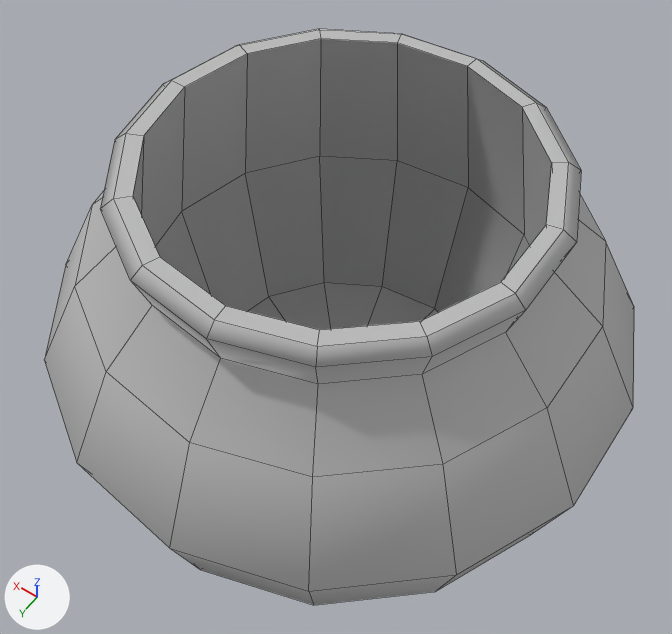
An edit to the OBJ model Assets/Prefabs/Living Room Themed Prefabs/Originals/Low_Poly_LOZ_Pot.obj, drawn before and after from the same camera.
One viewpoint serves both versions: a 50 mm lens placed at (-2.63, 3.74, 7.75), pointed at (0.0, 0.07, 1.98). Lighting does not change. The marker at lower left points along +X, +Y and +Z. Mesh edges are drawn as thin lines. Where no turn or scale is listed for an object, it has been applied to the vertices.

Objects in the first picture: 'Low_Poly_LOZ_Pot'.
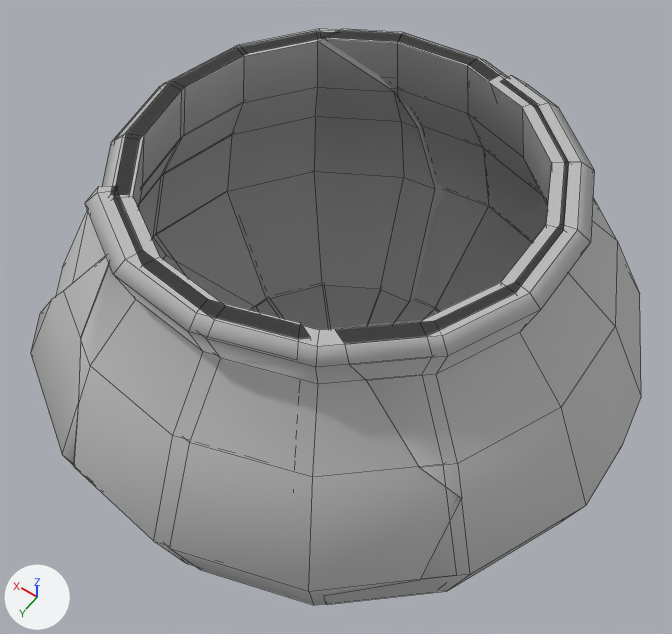
Commit message: Breakable pot

Changed parts and their boxes (x1, y1, x2, y2) in the pictures (672 x 634 px):
'Low_Poly_LOZ_Pot', reshaped
    before: (44, 29, 634, 605)
    after: (31, 29, 641, 605)
part 1 of me_low_poly_loz_pot, added
    after: (56, 32, 445, 330)
part 2 of me_low_poly_loz_pot, added
    after: (324, 29, 508, 316)
part 3 of me_low_poly_loz_pot, added
    after: (324, 75, 641, 605)
part 4 of me_low_poly_loz_pot, added
    after: (74, 186, 310, 566)
part 5 of me_low_poly_loz_pot, added
    after: (31, 256, 109, 466)
part 6 of me_low_poly_loz_pot, built on
    both: (133, 39, 552, 312)

The change, as a list of edits to the scene's bpy script:
```text
Change me_low_poly_loz_pot:
    used by ob_low_poly_loz_pot; location = (0.0, 0.0, 0.0)
    remove me_low_poly_loz_pot.from_pydata(...)  # 152 vertices, 165 faces; spans x -2.26..2.29, y -2.29..2.29, z 0.49..3.54
    add me_low_poly_loz_pot.from_pydata(...)  # 533 vertices, 491 faces; spans x -2.33..2.29, y -2.31..2.31, z 0.49..3.54
    me_low_poly_loz_pot part 1: a new loose piece of 84 vertices spanning x -0.16..2.29, y -2.18..1.53, z 0.49..3.54, in mat_initialshadinggroup (grey #bcbcbc)
    me_low_poly_loz_pot part 2: a new loose piece of 83 vertices spanning x -2.26..0.92, y -2.31..1.75, z 0.49..3.54, in mat_initialshadinggroup (grey #bcbcbc)
    me_low_poly_loz_pot part 3: a new loose piece of 73 vertices spanning x -2.33..-0.24, y -1.58..1.88, z 0.68..3.54, in mat_initialshadinggroup (grey #bcbcbc)
    me_low_poly_loz_pot part 4: a new loose piece of 58 vertices spanning x -1.52..1.18, y 1.01..2.31, z 0.68..3.54, in mat_initialshadinggroup (grey #bcbcbc)
    me_low_poly_loz_pot part 5: a new loose piece of 53 vertices spanning x -0.62..2.22, y -0.46..2.22, z 0.49..3.16, in mat_initialshadinggroup (grey #bcbcbc)
    me_low_poly_loz_pot part 6
    15 vertices are removed from x -1.62..1.64, y -1.64..1.64, z 2.12
    30 faces are deleted
    45 vertices are added at x -2.02..2.04, y -2.05..2.05, z 1.6..3.04
    60 new faces join them
```
